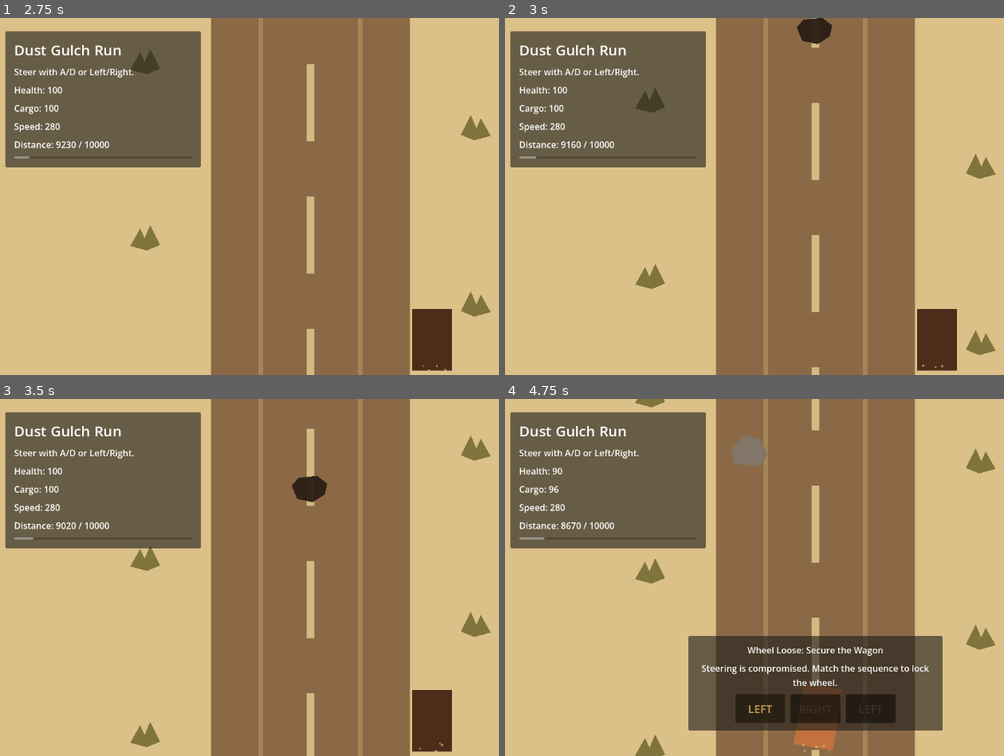
Above: before the commit, frames 1-4 (two rows, left to right).
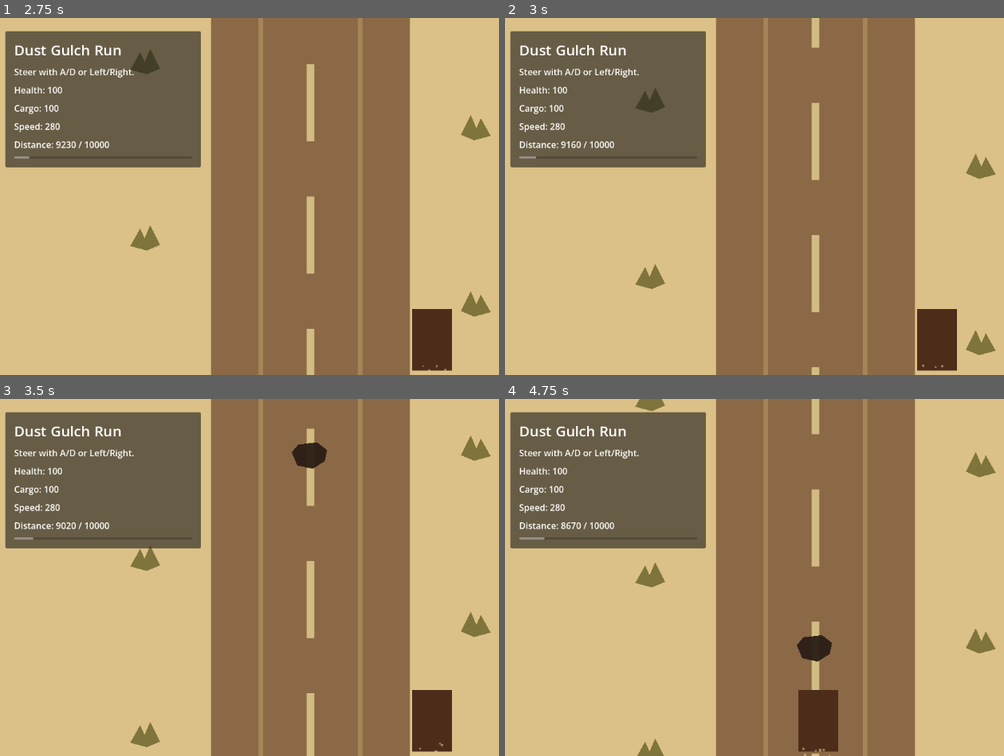
Above: after the commit, the same moments.

Repository: bbenefield89/The-Last-Delivery-to-Dust-Gulch
Game: Godot game, scene res://Scenes/AppRoot/AppRoot.tscn
Same seed, same stepped clock (60 frames per second), same inputs: the game is played once before the commit and once after it. Sound files missing from this copy of the repository are replaced by a short silence.
Inputs (mouse positions are in pixels of both pictures, inside the frame that each line leads up to):
- Up to frame 1 (2.75 s): tap Enter at 0.5 s; move the mouse to (449, 178) at 0.52 s; hold D (steer_right) 0.53-1.25 s; hold Shift 0.53-1.25 s; click (449, 178) at 0.67 s; drag from (184, 214) to (279, 267) at 1.27 s; move the mouse to (374, 117) at 2.02 s; hold D (steer_right) from 2.03 s (still down); tap Ctrl at 2.1 s
- Up to frame 2 (3 s): release D (steer_right) at 2.75 s; drag from (784, 267) to (624, 142) at 2.77 s
- Up to frame 3 (3.5 s): no input
- Up to frame 4 (4.75 s): move the mouse to (outside the picture) at 3.52 s; hold A (steer_left) 3.53-4.25 s; tap Delete at 3.6 s; drag from (624, 523) to (719, 488) at 4.27 s

Frame 1 is identical in both runs. In frame 2, 0.4% of the frame differs, in the area x 58-66%, y 0-8%; in frame 3, 0.8%; in frame 4, 15%, in the area x 8-99%, y 0-100%.

Commit message:
feat(balance): tune run pressure and audio

Diff:
--- a/Scenes/RunScene/RunScene.tscn
+++ b/Scenes/RunScene/RunScene.tscn
@@ -58,6 +58,9 @@
 enabled = true
 
 [node name="MusicPlayer" type="AudioStreamPlayer" parent="."]
+unique_name_in_owner = true
+
+[node name="WagonLoopPlayer" type="AudioStreamPlayer" parent="."]
 unique_name_in_owner = true
 
 [node name="ImpactPlayer" type="AudioStreamPlayer" parent="."]
--- a/Scenes/RunScene/run_scene.gd
+++ b/Scenes/RunScene/run_scene.gd
@@ -3,6 +3,9 @@
 const HazardSpawnerType := preload("res://Scripts/Hazards/hazard_spawner.gd")
 const RunStateType := preload("res://Scripts/RunState/run_state.gd")
 const BACKGROUND_MUSIC := preload("res://Assets/Audio/We Ride At Dawn! (loop).ogg")
+const WAGON_LOOP_SOUND := preload("res://Assets/Sfx/Horse-and-Chariot-30-sec-73615.mp3")
+const IMPACT_SOUND := preload("res://Assets/Sfx/Car-Crash-376874.mp3")
+const HORSE_SPOOK_SOUND := preload("res://Assets/Sfx/Horse-Neigh-261131.mp3")
 const STEER_ACTION_NEGATIVE := "steer_left"
 const STEER_ACTION_POSITIVE := "steer_right"
 const STEER_SPEED := 300.0
@@ -27,8 +30,8 @@
 const HORSE_PANIC_DRIFT_FREQUENCY := 5.0
 const HORSE_PANIC_WOBBLE_DEGREES := 8.0
 const HORSE_PANIC_WOBBLE_FREQUENCY := 10.0
-const BAD_LUCK_INTERVAL_EARLY := 9.0
-const BAD_LUCK_INTERVAL_LATE := 4.5
+const BAD_LUCK_INTERVAL_EARLY := 13.0
+const BAD_LUCK_INTERVAL_LATE := 8.0
 const WHEEL_LOOSE_RECOVERY_SEQUENCE: Array[StringName] = [
 	&"steer_left",
 	&"steer_right",
@@ -40,18 +43,18 @@
 	&"steer_left",
 	&"steer_right",
 ]
-const WHEEL_LOOSE_RECOVERY_DURATION := 2.75
-const HORSE_PANIC_RECOVERY_DURATION := 3.25
+const WHEEL_LOOSE_RECOVERY_DURATION := 3.1
+const HORSE_PANIC_RECOVERY_DURATION := 3.7
 const POST_FAILURE_STEER_MULTIPLIER := 0.75
 const POST_FAILURE_DRIFT_SPEED := 55.0
 const POST_FAILURE_DRIFT_FREQUENCY := 6.0
-const WHEEL_LOOSE_FAILURE_HEALTH_LOSS := 14
-const WHEEL_LOOSE_FAILURE_CARGO_LOSS := 8
-const WHEEL_LOOSE_FAILURE_SPEED_LOSS := 70.0
-const WHEEL_LOOSE_FAILURE_INSTABILITY_DURATION := 2.4
-const HORSE_PANIC_FAILURE_CARGO_LOSS := 20
-const HORSE_PANIC_FAILURE_SPEED_LOSS := 85.0
-const HORSE_PANIC_FAILURE_INSTABILITY_DURATION := 2.8
+const WHEEL_LOOSE_FAILURE_HEALTH_LOSS := 10
+const WHEEL_LOOSE_FAILURE_CARGO_LOSS := 6
+const WHEEL_LOOSE_FAILURE_SPEED_LOSS := 55.0
+const WHEEL_LOOSE_FAILURE_INSTABILITY_DURATION := 1.9
+const HORSE_PANIC_FAILURE_CARGO_LOSS := 14
+const HORSE_PANIC_FAILURE_SPEED_LOSS := 65.0
+const HORSE_PANIC_FAILURE_INSTABILITY_DURATION := 2.2
 const SCROLL_LOOP_HEIGHT := 2880.0
 const CENTER_DASH_SPACING := 240.0
 const CENTER_DASH_SIZE := Vector2(14.0, 140.0)
@@ -66,8 +69,9 @@
 const SCRUB_COLOR := Color(0.47451, 0.443137, 0.219608, 0.95)
 const SIGN_WOOD_COLOR := Color(0.415686, 0.266667, 0.121569, 1.0)
 const SIGN_TEXT_COLOR := Color(0.956863, 0.913725, 0.760784, 1.0)
-const AUDIO_MIX_RATE := 22050
 const DUST_BASE_AMOUNT_RATIO := 0.35
+const WAGON_LOOP_START_SECONDS := 5.0
+const WAGON_LOOP_END_SECONDS := 10.0
 
 var _run_state: RunStateType
 var _scroll_offset := 0.0
@@ -100,6 +104,7 @@
 @onready var _result_summary: Label = %ResultSummary
 @onready var _result_stats: Label = %ResultStats
 @onready var _music_player: AudioStreamPlayer = %MusicPlayer
+@onready var _wagon_loop_player: AudioStreamPlayer = %WagonLoopPlayer
 @onready var _impact_player: AudioStreamPlayer = %ImpactPlayer
 @onready var _failure_player: AudioStreamPlayer = %FailurePlayer
 @onready var _result_player: AudioStreamPlayer = %ResultPlayer
@@ -129,7 +134,7 @@
 
 
 func _exit_tree() -> void:
-	for player in [_music_player, _impact_player, _failure_player, _result_player]:
+	for player in [_music_player, _wagon_loop_player, _impact_player, _failure_player, _result_player]:
 		if player == null:
 			continue
 		player.stop()
@@ -559,12 +564,15 @@
 	if _music_player != null:
 		_music_player.stream = BACKGROUND_MUSIC
 		_music_player.volume_db = -12.0
+	if _wagon_loop_player != null:
+		_wagon_loop_player.stream = WAGON_LOOP_SOUND
+		_wagon_loop_player.volume_db = -8.5
 	if _impact_player != null:
-		_impact_player.stream = _build_tone_stream(180.0, 0.08, 0.65)
+		_impact_player.stream = IMPACT_SOUND
 		_impact_player.volume_db = -4.5
 	if _failure_player != null:
-		_failure_player.stream = _build_tone_stream(130.0, 0.18, 0.3)
-		_failure_player.volume_db = -11.5
+		_failure_player.stream = HORSE_SPOOK_SOUND
+		_failure_player.volume_db = -5.0
 	if _result_player != null:
 		_result_player.volume_db = -10.0
 
@@ -588,6 +596,15 @@
 		elif _music_player.playing:
 			_music_player.stop()
 
+	if _wagon_loop_player != null:
+		if _run_state.result == RunStateType.RESULT_IN_PROGRESS:
+			if not _wagon_loop_player.playing:
+				_wagon_loop_player.play(WAGON_LOOP_START_SECONDS)
+			elif _wagon_loop_player.get_playback_position() >= WAGON_LOOP_END_SECONDS:
+				_wagon_loop_player.seek(WAGON_LOOP_START_SECONDS)
+		elif _wagon_loop_player.playing:
+			_wagon_loop_player.stop()
+
 	if _run_state.active_failure != _last_announced_failure:
 		if _run_state.active_failure != &"" and _failure_player != null:
 			_failure_player.play()
@@ -597,34 +614,13 @@
 		match _run_state.result:
 			RunStateType.RESULT_SUCCESS:
 				if _result_player != null:
-					_result_player.stream = _build_tone_stream(320.0, 0.22, 0.28)
+					_result_player.stream = BACKGROUND_MUSIC
 					_result_player.play()
 			RunStateType.RESULT_COLLAPSED:
 				if _result_player != null:
-					_result_player.stream = _build_tone_stream(110.0, 0.28, 0.34)
+					_result_player.stream = IMPACT_SOUND
 					_result_player.play()
 		_last_announced_result = _run_state.result
-
-
-func _build_tone_stream(frequency: float, duration: float, amplitude: float) -> AudioStreamWAV:
-	var sample_count := maxi(1, int(AUDIO_MIX_RATE * duration))
-	var bytes := PackedByteArray()
-	bytes.resize(sample_count * 2)
-
-	for i in range(sample_count):
-		var t := float(i) / AUDIO_MIX_RATE
-		var envelope := 1.0 - (float(i) / sample_count)
-		var sample := sin(TAU * frequency * t) * amplitude * envelope
-		var pcm := int(clamp(sample, -1.0, 1.0) * 32767.0)
-		bytes[i * 2] = pcm & 0xFF
-		bytes[(i * 2) + 1] = (pcm >> 8) & 0xFF
-
-	var stream := AudioStreamWAV.new()
-	stream.format = AudioStreamWAV.FORMAT_16_BITS
-	stream.mix_rate = AUDIO_MIX_RATE
-	stream.stereo = false
-	stream.data = bytes
-	return stream
 
 
 func _ensure_input_actions() -> void:
--- a/Scripts/Hazards/hazard_spawner.gd
+++ b/Scripts/Hazards/hazard_spawner.gd
@@ -4,8 +4,8 @@
 const LANE_X_POSITIONS := [-120.0, 0.0, 120.0]
 const DEFAULT_SPAWN_Y := -920.0
 const DEFAULT_DESPAWN_Y := 900.0
-const MAX_PROGRESS_SPAWN_MULTIPLIER := 0.55
-const PRESSURE_PAIR_PROGRESS_THRESHOLD := 0.6
+const MAX_PROGRESS_SPAWN_MULTIPLIER := 0.68
+const PRESSURE_PAIR_PROGRESS_THRESHOLD := 0.72
 const HAZARD_DAMAGE := {
 	&"pothole": 10,
 	&"rock": 15,
@@ -17,12 +17,12 @@
 	&"tumbleweed": 3,
 }
 const PATTERN := [
-	{"type": &"pothole", "lane_index": 1, "spacing": 480.0},
-	{"type": &"rock", "lane_index": 0, "spacing": 420.0},
-	{"type": &"tumbleweed", "lane_index": 2, "spacing": 520.0},
-	{"type": &"rock", "lane_index": 1, "spacing": 440.0},
-	{"type": &"pothole", "lane_index": 0, "spacing": 500.0},
-	{"type": &"tumbleweed", "lane_index": 1, "spacing": 460.0},
+	{"type": &"pothole", "lane_index": 1, "spacing": 540.0},
+	{"type": &"rock", "lane_index": 0, "spacing": 500.0},
+	{"type": &"tumbleweed", "lane_index": 2, "spacing": 600.0},
+	{"type": &"rock", "lane_index": 1, "spacing": 520.0},
+	{"type": &"pothole", "lane_index": 0, "spacing": 620.0},
+	{"type": &"tumbleweed", "lane_index": 1, "spacing": 560.0},
 ]
 
 const HAZARD_COLORS := {
--- a/Tests/Unit/test_hazard_spawner.gd
+++ b/Tests/Unit/test_hazard_spawner.gd
@@ -8,7 +8,7 @@
 	add_child_autofree(spawner)
 	await wait_process_frames(1)
 
-	spawner.advance(500.0)
+	spawner.advance(540.0)
 
 	var hazard: Polygon2D = spawner.get_child(0)
 	assert_eq(hazard.get_meta("hazard_type"), &"pothole")
@@ -21,7 +21,7 @@
 	add_child_autofree(spawner)
 	await wait_process_frames(1)
 
-	spawner.advance(1500.0)
+	spawner.advance(3200.0)
 
 	var spawned_types: Array[StringName] = []
 	for child in spawner.get_children():
@@ -72,7 +72,7 @@
 	add_child_autofree(spawner)
 	await wait_process_frames(1)
 
-	spawner.advance(500.0)
+	spawner.advance(540.0)
 
 	var collisions := spawner.collect_collisions(Vector2(0.0, -920.0), Vector2(72.0, 112.0))
 	assert_eq(collisions.size(), 1)
@@ -85,17 +85,17 @@
 	add_child_autofree(spawner)
 	await wait_process_frames(1)
 
-	spawner.advance(300.0, 0.0)
+	spawner.advance(500.0, 0.0)
 	assert_eq(spawner.get_child_count(), 0)
 
-	spawner.advance(200.0, 0.0)
+	spawner.advance(40.0, 0.0)
 	assert_eq(spawner.get_child_count(), 1)
 
 	var accelerated_spawner := HazardSpawnerType.new()
 	add_child_autofree(accelerated_spawner)
 	await wait_process_frames(1)
 
-	accelerated_spawner.advance(300.0, 1.0)
+	accelerated_spawner.advance(380.0, 1.0)
 	assert_true(accelerated_spawner.get_child_count() >= 1)
 
 
@@ -114,3 +114,13 @@
 	assert_eq(primary_hazard.get_meta("lane_index"), 1)
 	assert_eq(pressure_hazard.get_meta("lane_index"), 0)
 	assert_eq(pressure_hazard.get_meta("hazard_type"), &"rock")
+
+
+func test_pair_pressure_does_not_start_before_tuned_threshold() -> void:
+	var spawner := HazardSpawnerType.new()
+	add_child_autofree(spawner)
+	await wait_process_frames(1)
+
+	spawner.advance(600.0, 0.7)
+
+	assert_eq(spawner.get_child_count(), 1)
--- a/Tests/Unit/test_run_scene.gd
+++ b/Tests/Unit/test_run_scene.gd
@@ -85,7 +85,7 @@
 	scene.setup(state)
 
 	var spawner = scene.get_node("%HazardSpawner")
-	spawner.advance(500.0)
+	spawner.advance(540.0)
 	var hazard: Polygon2D = spawner.get_child(0)
 	for i in range(1, spawner.get_child_count()):
 		spawner.get_child(i).queue_free()
@@ -108,7 +108,7 @@
 	scene.setup(state)
 
 	var spawner = scene.get_node("%HazardSpawner")
-	spawner.advance(500.0)
+	spawner.advance(540.0)
 	var hazard: Polygon2D = spawner.get_child(0)
 	for i in range(1, spawner.get_child_count()):
 		spawner.get_child(i).queue_free()
@@ -133,7 +133,7 @@
 	scene.setup(state)
 
 	var spawner = scene.get_node("%HazardSpawner")
-	spawner.advance(500.0)
+	spawner.advance(540.0)
 	var hazard: Polygon2D = spawner.get_child(0)
 	for i in range(1, spawner.get_child_count()):
 		spawner.get_child(i).queue_free()
@@ -347,10 +347,25 @@
 	state.distance_remaining = RunStateType.DEFAULT_ROUTE_DISTANCE * 0.2
 	scene.setup(state)
 
-	scene._advance_failure_triggers(6.0)
+	scene._advance_failure_triggers(13.0)
 
 	assert_eq(state.active_failure, &"horse_panic")
 	assert_eq(state.current_failure.source_hazard, &"bad_luck")
+
+
+func test_bad_luck_interval_uses_tuned_fairness_values() -> void:
+	var scene = RUN_SCENE.instantiate()
+	add_child_autofree(scene)
+	await wait_process_frames(1)
+
+	var early_state := RunStateType.new()
+	scene.setup(early_state)
+	assert_eq(scene._get_bad_luck_interval(), 13.0)
+
+	var late_state := RunStateType.new()
+	late_state.distance_remaining = late_state.route_distance * 0.1
+	scene.setup(late_state)
+	assert_eq(scene._get_bad_luck_interval(), 8.5)
 
 
 func test_bad_luck_timer_does_not_replace_existing_failure() -> void:
@@ -846,6 +861,7 @@
 
 	assert_true(scene.has_node("%DustTrail"))
 	assert_true(scene.has_node("%MusicPlayer"))
+	assert_true(scene.has_node("%WagonLoopPlayer"))
 	assert_true(scene.has_node("%ImpactPlayer"))
 	assert_true(scene.has_node("%FailurePlayer"))
 	assert_true(scene.has_node("%ResultPlayer"))
@@ -861,9 +877,13 @@
 
 	var dust_trail: CPUParticles2D = scene.get_node("%DustTrail")
 	var music_player: AudioStreamPlayer = scene.get_node("%MusicPlayer")
+	var wagon_loop_player: AudioStreamPlayer = scene.get_node("%WagonLoopPlayer")
 	assert_true(dust_trail.emitting)
 	assert_true(music_player.playing)
 	assert_eq(music_player.stream, scene.BACKGROUND_MUSIC)
+	assert_true(wagon_loop_player.playing)
+	assert_eq(wagon_loop_player.stream, scene.WAGON_LOOP_SOUND)
+	assert_true(wagon_loop_player.get_playback_position() >= scene.WAGON_LOOP_START_SECONDS)
 
 
 func test_impact_feedback_plays_impact_audio_cue() -> void:
@@ -875,6 +895,7 @@
 
 	var impact_player: AudioStreamPlayer = scene.get_node("%ImpactPlayer")
 	assert_true(impact_player.playing)
+	assert_eq(impact_player.stream, scene.IMPACT_SOUND)
 	assert_eq(impact_player.volume_db, -4.5)
 
 
@@ -890,6 +911,7 @@
 
 	var failure_player: AudioStreamPlayer = scene.get_node("%FailurePlayer")
 	assert_true(failure_player.playing)
+	assert_eq(failure_player.stream, scene.HORSE_SPOOK_SOUND)
 
 
 func test_success_result_stops_dust_and_plays_result_cue() -> void:
@@ -906,9 +928,27 @@
 	var dust_trail: CPUParticles2D = scene.get_node("%DustTrail")
 	var result_player: AudioStreamPlayer = scene.get_node("%ResultPlayer")
 	var music_player: AudioStreamPlayer = scene.get_node("%MusicPlayer")
+	var wagon_loop_player: AudioStreamPlayer = scene.get_node("%WagonLoopPlayer")
 	assert_false(dust_trail.emitting)
 	assert_true(result_player.playing)
 	assert_false(music_player.playing)
+	assert_false(wagon_loop_player.playing)
+
+
+func test_wagon_loop_audio_wraps_back_to_five_second_mark() -> void:
+	var scene = RUN_SCENE.instantiate()
+	add_child_autofree(scene)
+	await wait_process_frames(1)
+
+	var state := RunStateType.new()
+	scene.setup(state)
+
+	var wagon_loop_player: AudioStreamPlayer = scene.get_node("%WagonLoopPlayer")
+	wagon_loop_player.seek(scene.WAGON_LOOP_END_SECONDS + 0.25)
+	scene._refresh_audio_presentation()
+
+	assert_true(wagon_loop_player.get_playback_position() >= scene.WAGON_LOOP_START_SECONDS)
+	assert_true(wagon_loop_player.get_playback_position() < scene.WAGON_LOOP_END_SECONDS)
 
 
 func test_scroll_segment_includes_roadside_dust_gulch_sign() -> void:
Not shown, added: Assets/Sfx/Boulder-Impact.mp3.import
Not shown, added: Assets/Sfx/Car-Crash-376874.mp3.import
Not shown, added: Assets/Sfx/Hit-Tree-03-266306.mp3.import
Not shown, added: Assets/Sfx/Horse-Neigh-261131.mp3.import
Not shown, added: Assets/Sfx/Horse-and-Chariot-30-sec-73615.mp3.import
Not shown, added: Assets/Sfx/Boulder-Impact.mp3
Not shown, added: Assets/Sfx/Car-Crash-376874.mp3
Not shown, added: Assets/Sfx/Hit-Tree-03-266306.mp3
Not shown, added: Assets/Sfx/Horse-Neigh-261131.mp3
Not shown, added: Assets/Sfx/Horse-and-Chariot-30-sec-73615.mp3
Not shown, changed: kanban_tasks_data.kanban
